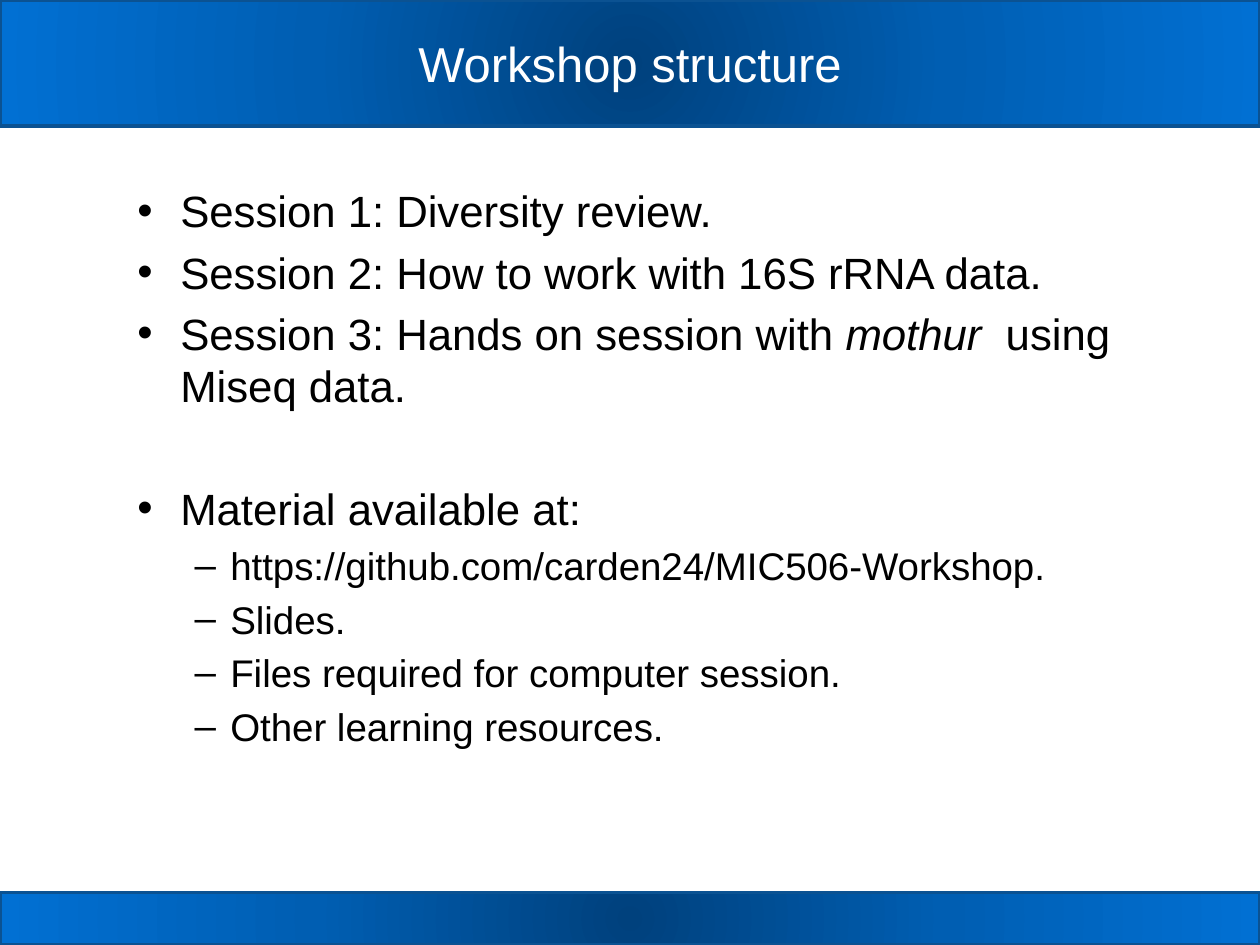
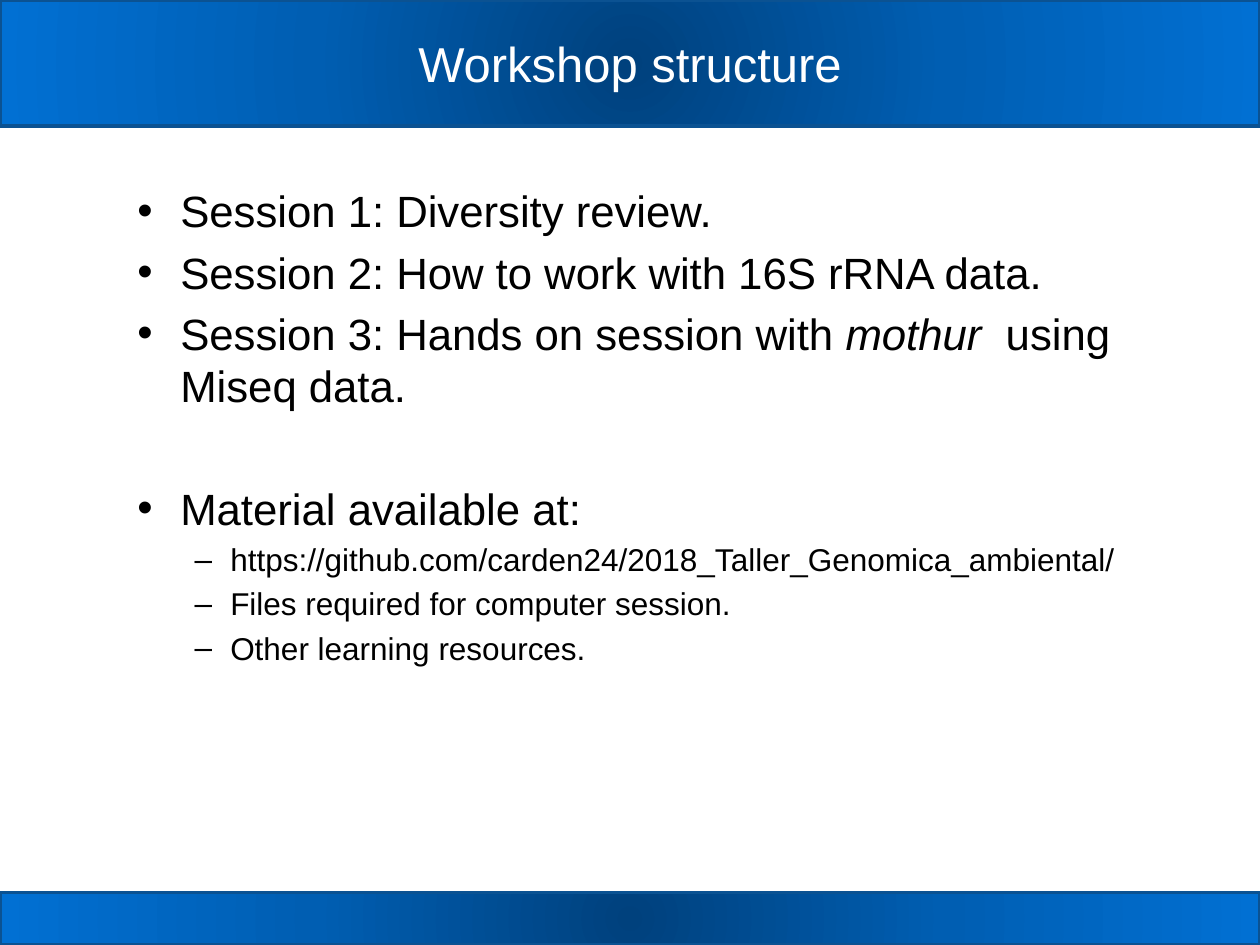
Before and after one commit to carden24/2018_Taller_Genomica_ambiental, a slide deck: slide 7 of W1_16S_analysis.pptx (slide 2 before the commit). Drawn at 1260x945 pixels with LibreOffice and Linux fonts; fonts in the diff are those of the drawing. Boxes give left, top, right and bottom in pixels: in the first picture for what was removed or moved away, otherwise in the second. Text is boxed around its words. In the diff, an @@ line names an element or a change of style, - is before the commit and + after.

```diff
--- a/W1_16S_analysis.pptx
+++ b/W1_16S_analysis.pptx
@@ text at [230,548,1114,577]: text changed; size 22 to 18 pt @@
-  – https://github.com/carden24/MIC506-Workshop.
-  – Slides.
+  – https://github.com/carden24/2018_Taller_Genomica_ambiental/
@@ text at [230,592,730,666]: size 22 to 18 pt in "Files required for computer session.", "Other learning resources." @@
```
Also in this commit, not shown: 4 slides added, 2 other files.
